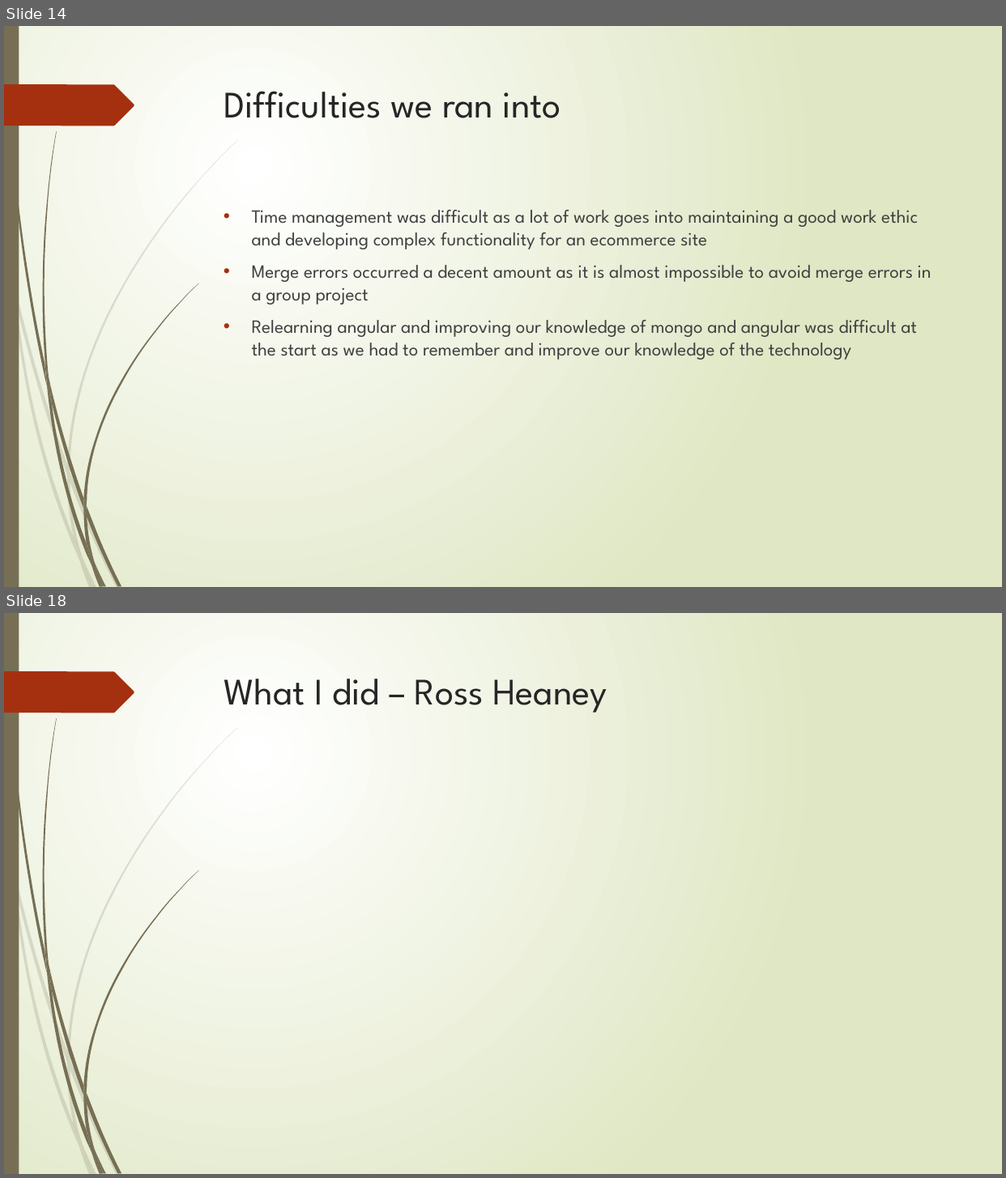
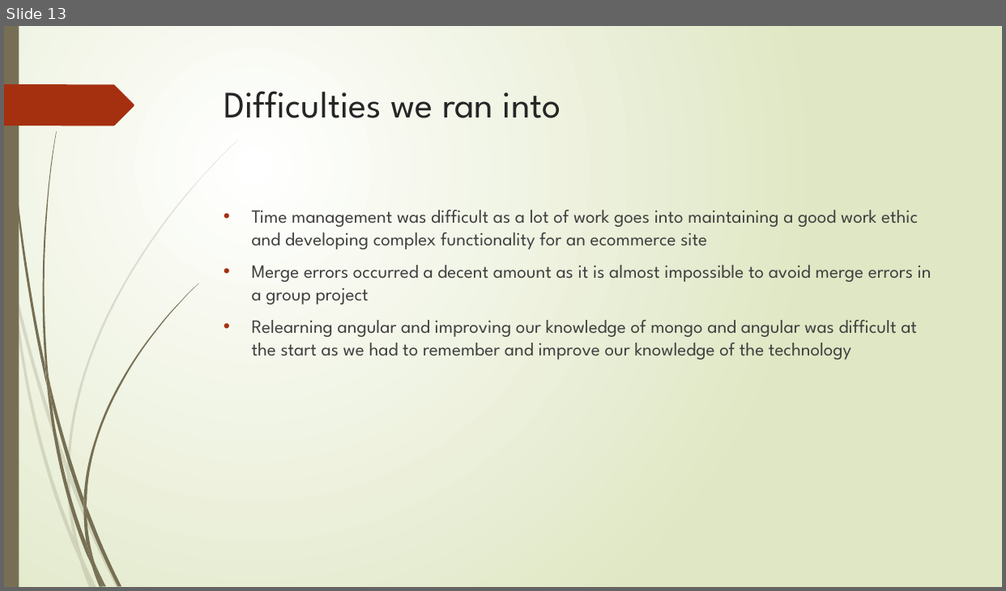
Before and after one commit to Ultan-Kearns/eCommerceApp, a slide deck: Presentation IT Professional.pptx. Shown one above the other, each under a label of ours: slides 14 and 18 before the commit, slide 13 after it; the slides between them are not shown. The pictures are 1006x1178 and 1006x591 pixels, drawn with LibreOffice and Linux fonts; fonts in the diff are those of the drawing. Boxes give left, top, right and bottom in pixels: in the first picture for what was removed or moved away, otherwise in the second. Text is boxed around its words. In the diff, an @@ line names an element or a change of style, - is before the commit and + after.

```diff
--- a/Presentation IT Professional.pptx
+++ b/Presentation IT Professional.pptx
@@ slide 18 removed at box(4, 613, 1002, 1174), background gradient #FFFFFF to #DFE8C4; not listed: 24 template elements that a slide beside it also shows @@
@@ title removed at box(224, 679, 607, 713) @@
-What I did – Ross Heaney
@@ what was slide 14 is now slide 13 @@
```
Also in this commit, not shown: 4 slides changed, 4 other slides removed.
